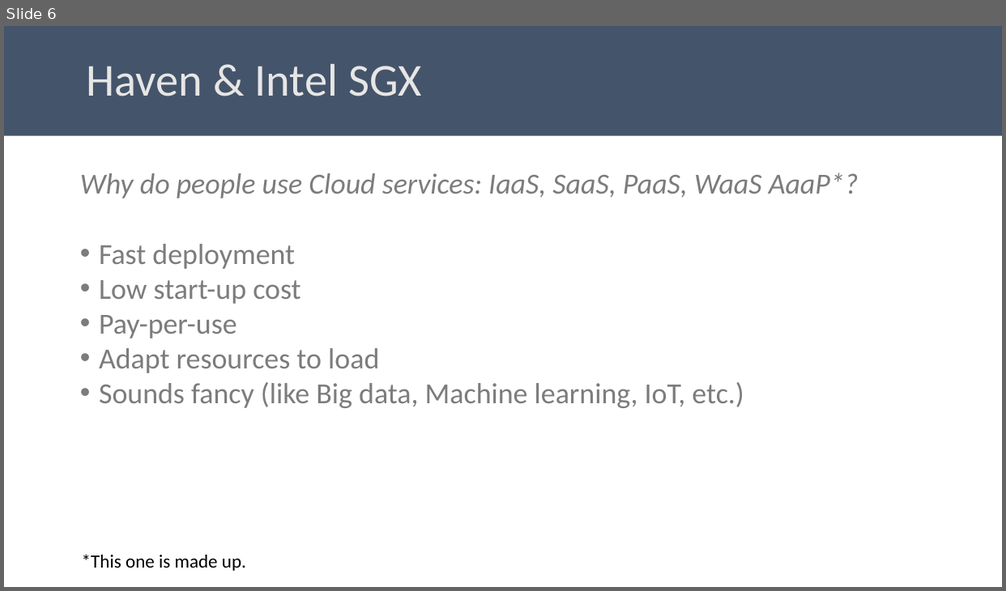
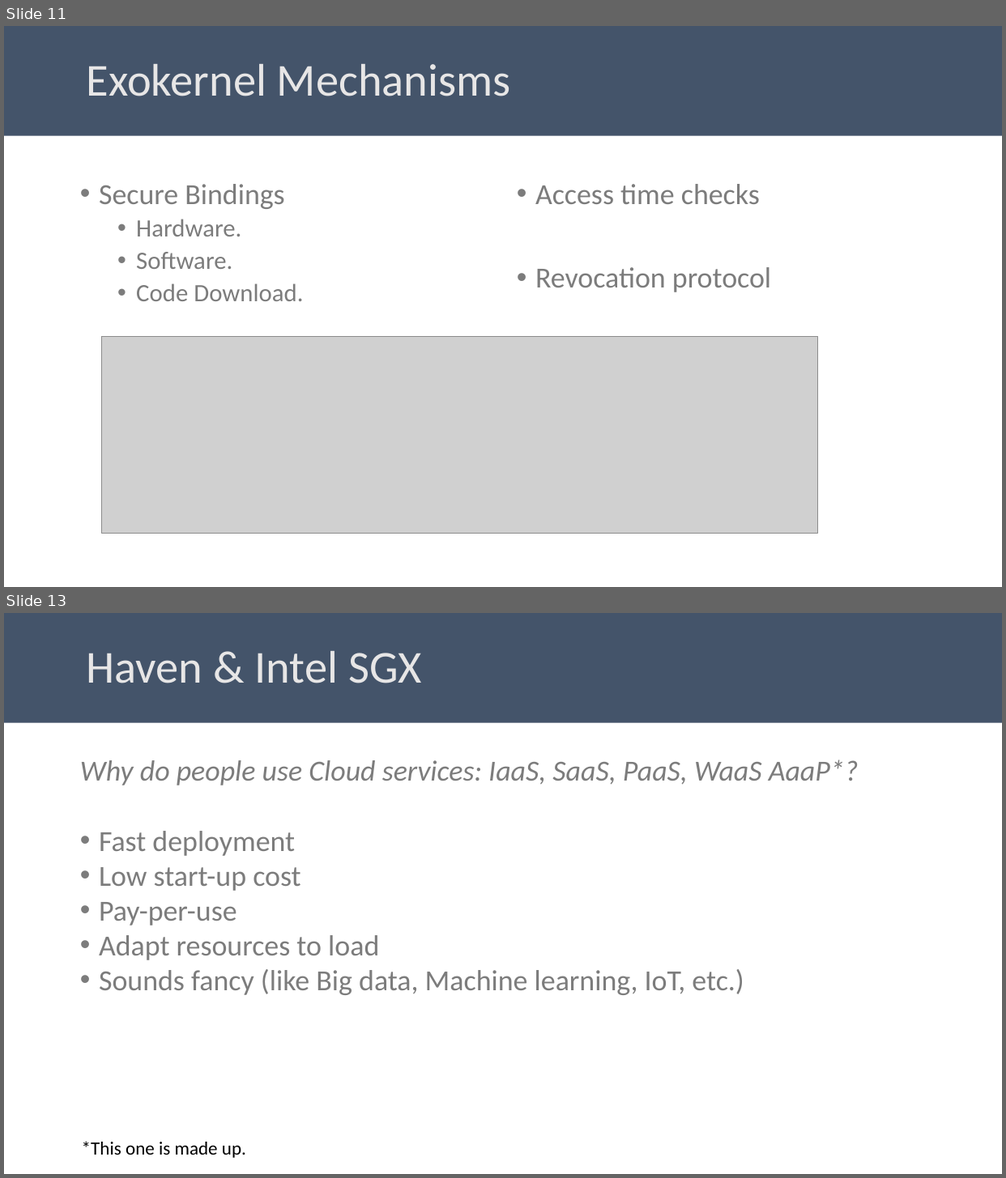
Before and after one commit to aghosn/CandidacyPresentation, a slide deck: CE_presentation.pptx. Shown one above the other, each under a label of ours: slide 6 before the commit, slides 11 and 13 after it; the slides between them are not shown. The pictures are 1006x591 and 1006x1178 pixels, drawn with LibreOffice and Linux fonts; fonts in the diff are those of the drawing; grey boxes stand for pictures. Boxes give left, top, right and bottom in pixels: in the first picture for what was removed or moved away, otherwise in the second. Text is boxed around its words. In the diff, an @@ line names an element or a change of style, - is before the commit and + after.

Commit message:
Working on Exokernel part

```diff
--- a/CE_presentation.pptx
+++ b/CE_presentation.pptx
@@ slide 11 added at (4, 26, 1002, 587), background #FFFFFF @@
@@ title added at (4, 26, 1002, 136), fill #44546A, 44 pt, text #E7E6E6 @@
+Exokernel Mechanisms
@@ text added at (99, 184, 303, 301), 24 pt, text #7C7C7C @@
+• Secure Bindings
+  • Hardware.
+  • Software.
+  • Code Download.
@@ text added at (535, 184, 771, 292), 28 pt, text #7C7C7C @@
+• Access time checks
+• Revocation protocol
@@ picture added at (101, 337, 818, 534) @@
@@ what was slide 6 is now slide 13 @@
```
Also in this commit, not shown: 4 slides changed, 7 other slides added, 10 other files.
